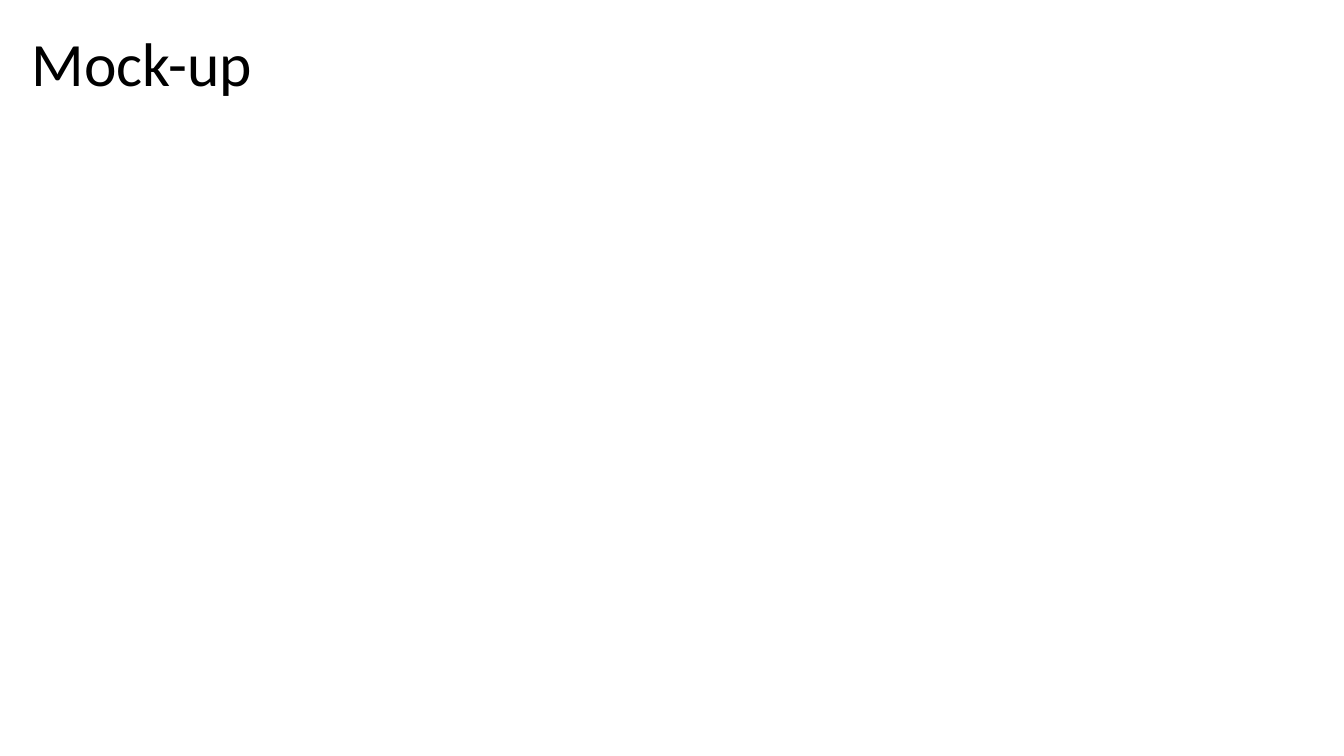
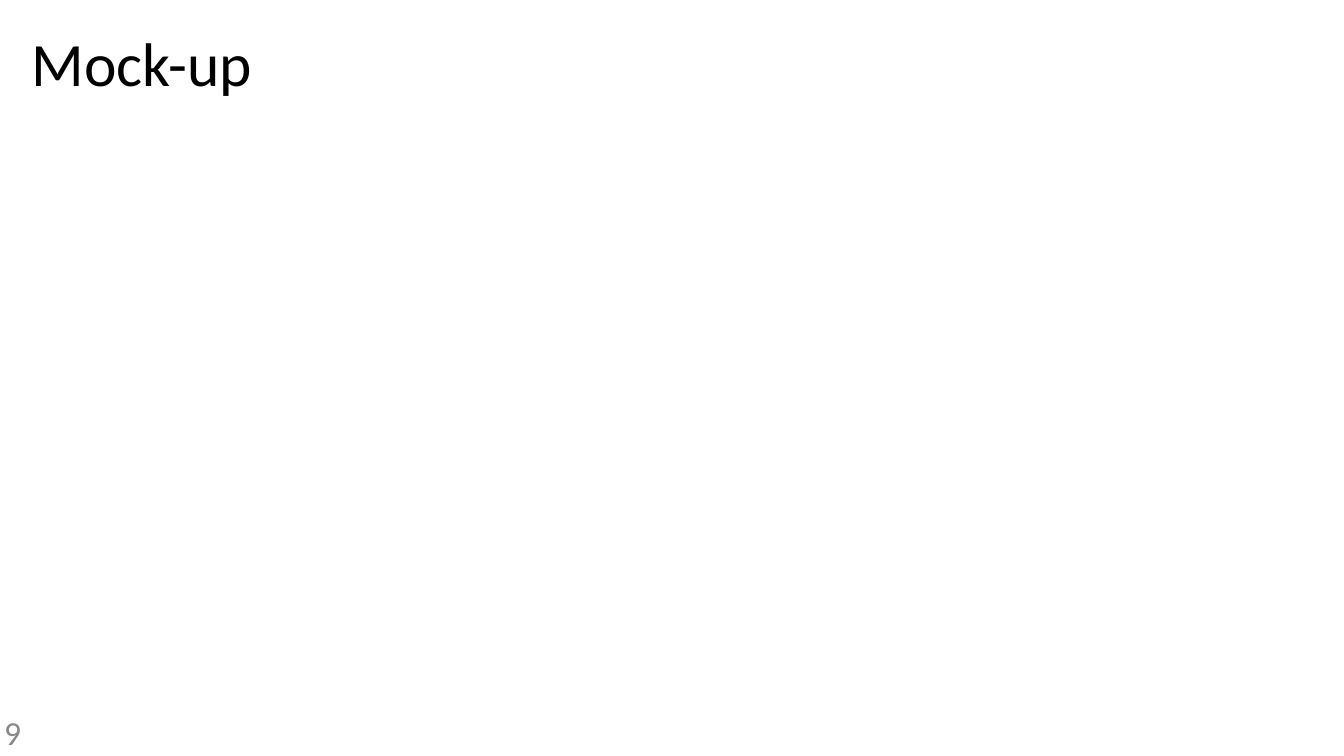
Before and after one commit to zzzzz151/AI-text-detector, a slide deck: slide 9 of presentation-elaboration.pptx. Drawn at 1344x756 pixels with LibreOffice and Linux fonts; fonts in the diff are those of the drawing; background and template pictures are left out. Boxes give left, top, right and bottom in pixels: in the first picture for what was removed or moved away, otherwise in the second. Text is boxed around its words. In the diff, an @@ line names an element or a change of style, - is before the commit and + after.

```diff
--- a/presentation-elaboration.pptx
+++ b/presentation-elaboration.pptx
@@ page number added at box(4, 723, 21, 745), 24 pt, text #888888 @@
+9
```
Also in this commit, not shown: 1 other slide changed, 1 other file.
